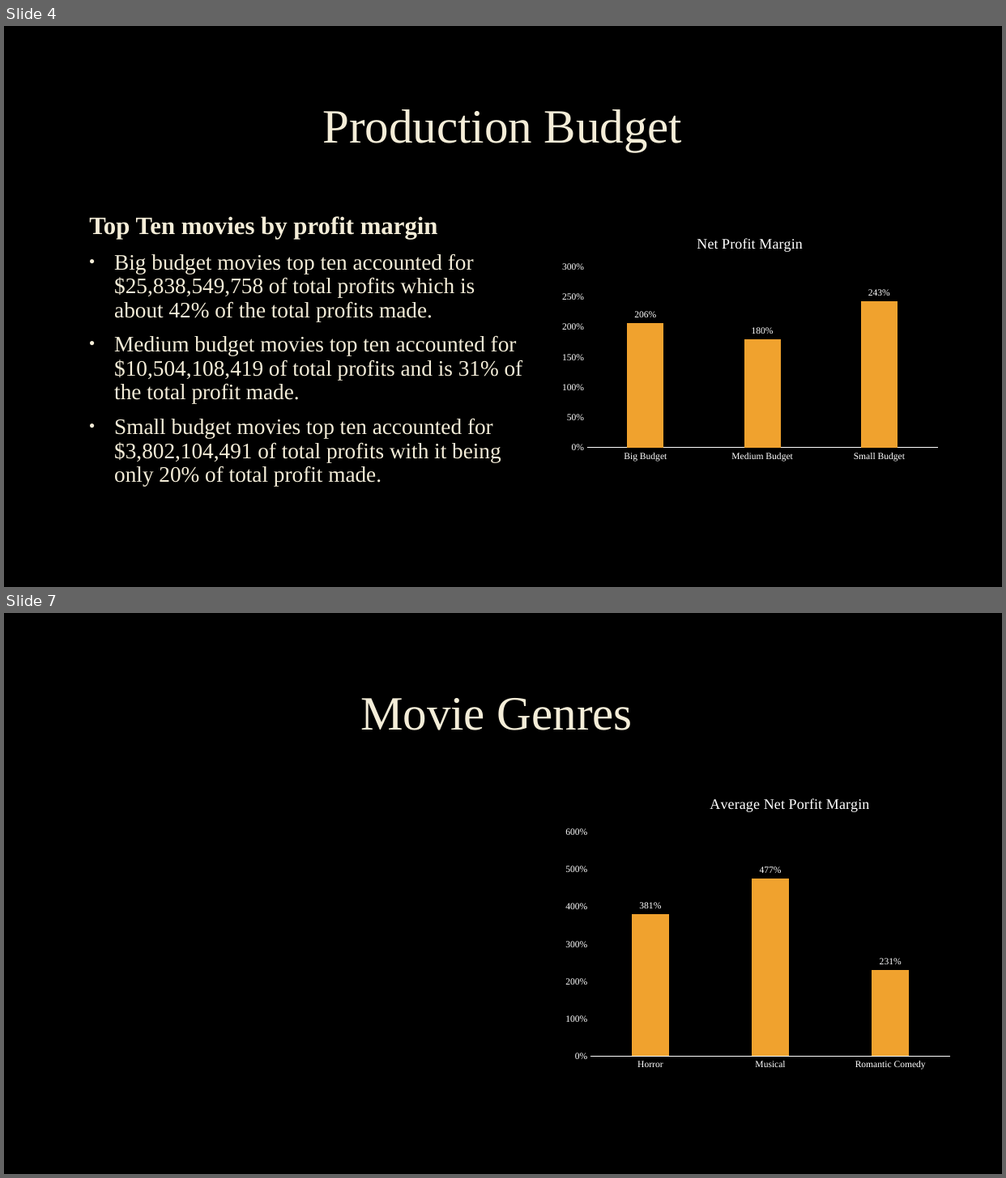
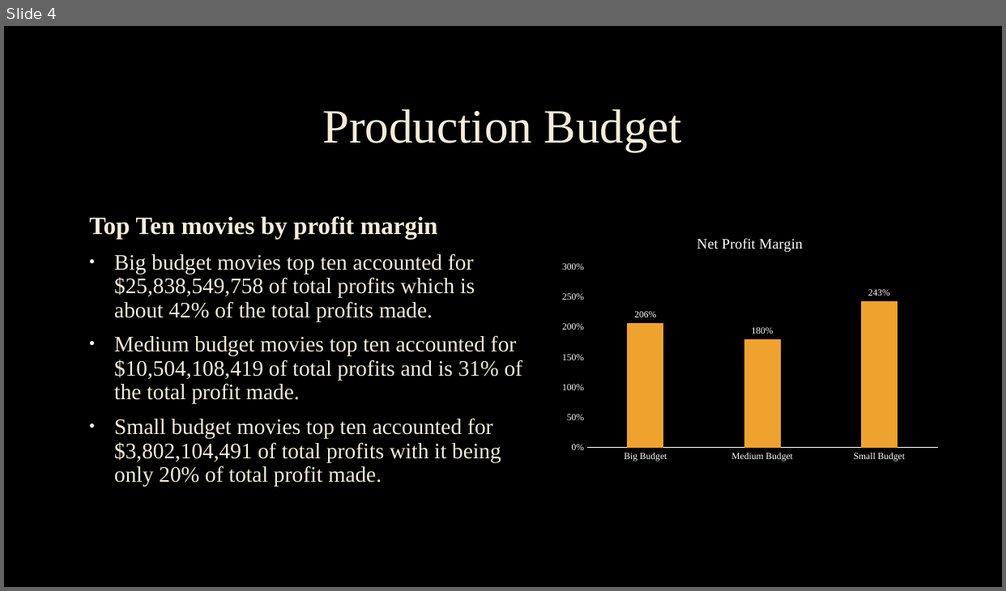
Before and after one commit to Coleman-R/Movie_Capstone, a slide deck: Capstone_presentation.pptx. Shown one above the other, each under a label of ours: slides 4 and 7 before the commit, slide 4 after it; the slides between them are not shown. The pictures are 1006x1178 and 1006x591 pixels, drawn with LibreOffice and Linux fonts; fonts in the diff are those of the drawing; background and template pictures are left out. Boxes give left, top, right and bottom in pixels: in the first picture for what was removed or moved away, otherwise in the second. Text is boxed around its words. In the diff, an @@ line names an element or a change of style, - is before the commit and + after.

```diff
--- a/Capstone_presentation.pptx
+++ b/Capstone_presentation.pptx
@@ slide 7 removed at (x1=4, y1=613, x2=1002, y2=1174), background picture (left out) @@
@@ title removed at (x1=360, y1=698, x2=633, y2=730) @@
-Movie Genres
@@ column chart removed at (x1=558, y1=787, x2=959, y2=1076) @@
-title "Average Net Porfit Margin "
-categories: Horror, Musical, Romantic Comedy
-Series 1: 3.81, 4.77, 2.31
```
Also in this commit, not shown: 4 slides changed, 1 slide added, 4 other files.
